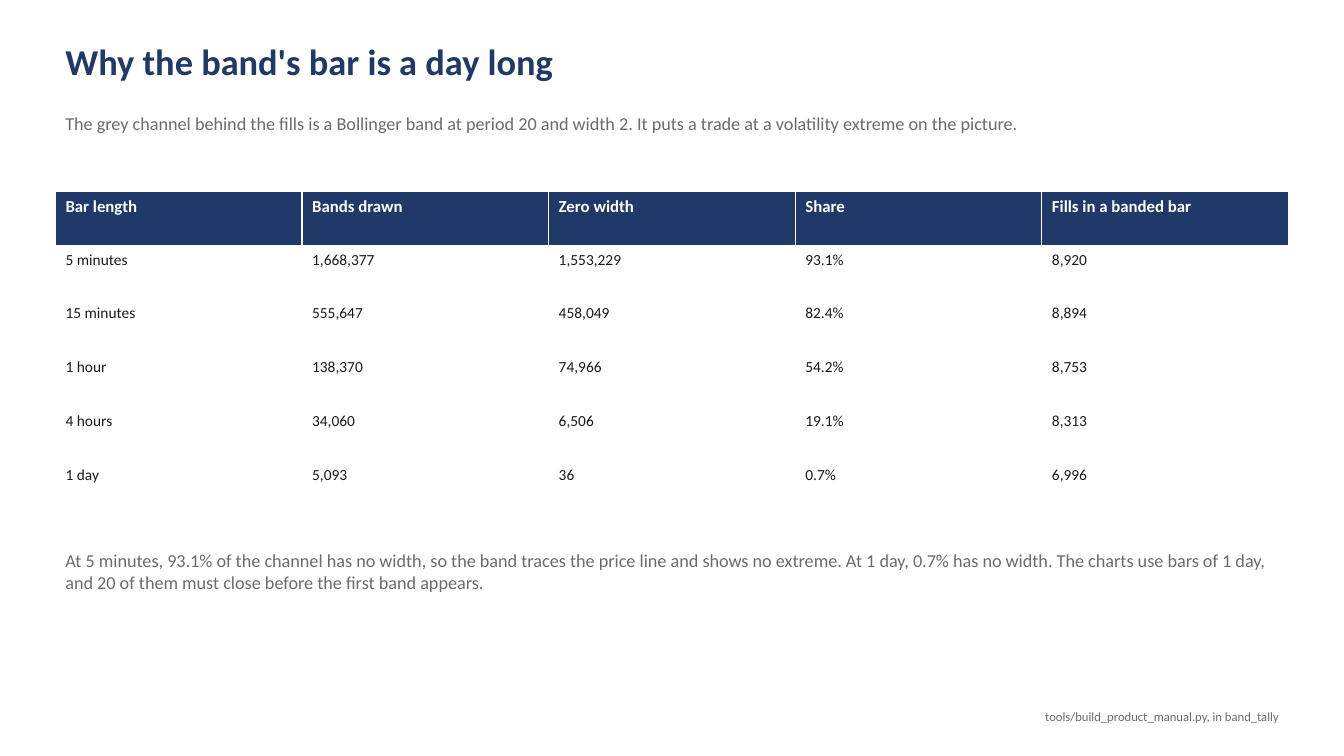
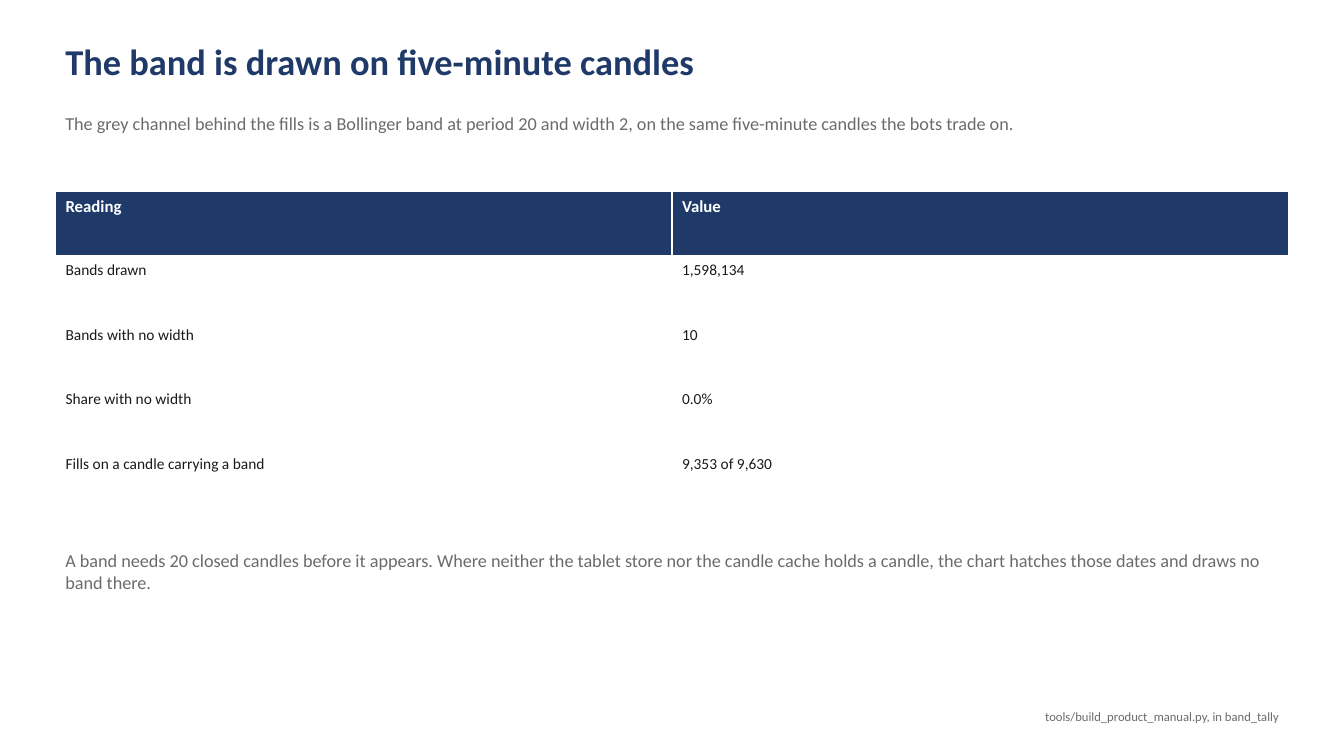
Before and after one commit to Acervator-LLC/ACERVATOR, a slide deck: slide 48 of docs/prototyping-evidence/Prototyping-Trading-Evidence.pptx. Drawn at 1344x756 pixels with LibreOffice and Linux fonts; fonts in the diff are those of the drawing. Boxes give left, top, right and bottom in pixels: in the first picture for what was removed or moved away, otherwise in the second. Text is boxed around its words. In the diff, an @@ line names an element or a change of style, - is before the commit and + after.

```diff
--- a/docs/prototyping-evidence/Prototyping-Trading-Evidence.pptx
+++ b/docs/prototyping-evidence/Prototyping-Trading-Evidence.pptx
@@ text at (x1=65, y1=49, x2=694, y2=76): text changed @@
-Why the band's bar is a day long
+The band is drawn on five-minute candles
@@ text at (x1=65, y1=117, x2=1014, y2=133): text changed @@
-The grey channel behind the fills is a Bollinger band at period 20 and width 2. It puts a trade at a volatility extreme on the picture.
+The grey channel behind the fills is a Bollinger band at period 20 and width 2, on the same five-minute candles the bots trade on.
@@ table at (x1=55, y1=192, x2=1290, y2=514) @@
-Bar length | Bands drawn | Zero width | Share | Fills in a banded bar
-5 minutes | 1,668,377 | 1,553,229 | 93.1% | 8,920
-15 minutes | 555,647 | 458,049 | 82.4% | 8,894
-1 hour | 138,370 | 74,966 | 54.2% | 8,753
-4 hours | 34,060 | 6,506 | 19.1% | 8,313
-1 day | 5,093 | 36 | 0.7% | 6,996
+Reading | Value
+Bands drawn | 1,598,134
+Bands with no width | 10
+Share with no width | 0.0%
+Fills on a candle carrying a band | 9,353 of 9,630
@@ text at (x1=65, y1=554, x2=1259, y2=589): text changed @@
-At 5 minutes, 93.1% of the channel has no width, so the band traces the price line and shows no extreme. At 1 day, 0.7% has no width. The charts use bars of 1 day, and 20 of them must close before the first band appears.
+A band needs 20 closed candles before it appears. Where neither the tablet store nor the candle cache holds a candle, the chart hatches those dates and draws no band there.
```
Also in this commit, not shown: 46 other slides changed, 7 other files.
